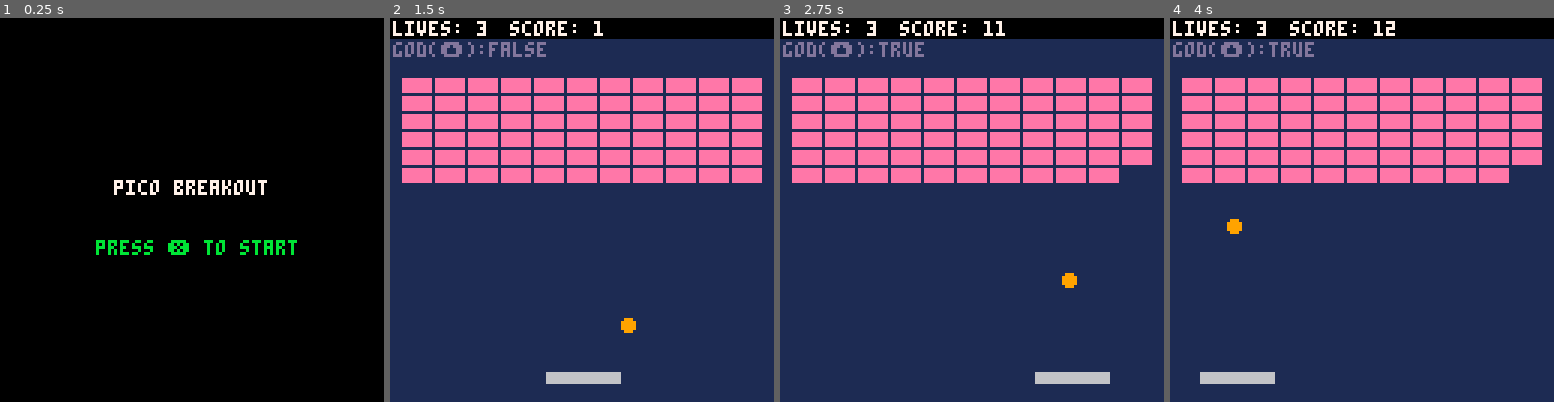
Above: before the commit, frames 1-4 (left to right).
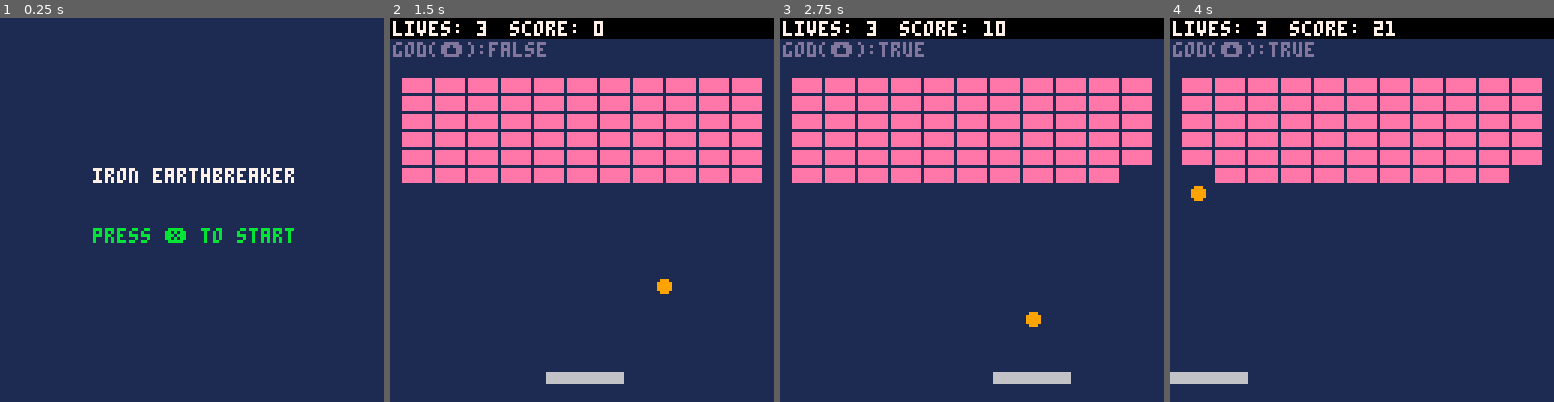
Above: after the commit, the same moments.

Repository: nicolasmbronner/pico-8
Game: PICO-8 cartridge breakout.p8
Same seed, same stepped clock (60 frames per second), same inputs: the game is played once before the commit and once after it.
Inputs:
- Up to frame 1 (0.25 s): no input
- Up to frame 2 (1.5 s): tap X (X key) at 0.33, 1.07 s; tap O (Z key) at 0.7 s
- Up to frame 3 (2.75 s): hold Right 1.6-2.1 s; tap O (Z key) at 1.7, 2.1, 2.5 s; tap X (X key) at 1.85 s; hold Up 2.15-2.42 s; hold Right from 2.47 s (still down)
- Up to frame 4 (4 s): tap O (Z key) at 2.9, 3.3, 3.7 s; tap X (X key) at 2.97 s; release Right at 3.03 s; hold Left 3.08-3.58 s; hold Down 3.63-3.97 s

The runs differ from the first frame. In frame 1, 100% of the frame differs, in the area x 0-100%, y 0-100%; in frame 2, 0.3%; in frame 3, 1.0%; in frame 4, 1.1%.

Commit message:
Sticky Ball
Now when we "serve the ball", at first, the ball is sticked to the paddle, and a little line indicate in which direction the ball will be sent (changes direction when we move the paddle in opposite direction)

Diff:
--- a/breakout.p8
+++ b/breakout.p8
@@ -1,7 +1,7 @@
 pico-8 cartridge // http://www.pico-8.com
 version 42
 __lua__
---[[ next yt-vid:#13 }}--
+--[[ next #14 angle control
 
 
 goals
@@ -9,22 +9,29 @@
 1.sticky paddle
 2.angle control
 3.combos
+
 4.levels
    -generate level patterns
    -stage clearing
+
 5.different bricks
 6.powups
+
 7.juiciness
-   -arrow anim
+   -arrow anim (serve preview)
    -text blinking
    -particles
    -screenshakes
+
 8.high score
 
 
 ◆theme:steampunk ]]
 
 
+
+--iron earthbreaker
+--by retropixie
 
 --###########################--
 --#     global functions    #--
@@ -45,7 +52,7 @@
 	--paddle
 	pad_x,pad_y,pad_dx,pad_w,
 	pad_h,pad_s,pad_d,pad_c=
-	52,118,0,24,3,2,1.3,6
+	52,118,0,25,3,2,1.3,6
 
 
 	--brick
@@ -59,6 +66,7 @@
 	lives,score,collided,god_mode=
 	"start",3,3,0,false,false
 
+	--sticky=serveball()
 
 	--functions
 	buildbricks()
@@ -87,7 +95,7 @@
 
 function _draw()
 	if mode=="game" then
-	draw_game()
+		draw_game()
 
 	elseif mode=="start" then
 		draw_start()
@@ -107,7 +115,7 @@
 --"start" state functions
 
 function update_start()
-	if btn(❎) then
+	if btnp(❎) then
 		startgame()
 	end
 end --update_start
@@ -118,17 +126,13 @@
 	local screen_w=128
 	local screen_h=128
 
-	cls()
+	cls(1)
 
 	--centered game title
-	print("pico breakout",
-	64-#"pico breakout"*2,
-	screen_h/2-10,7)
+	print("iron earthbreaker",31,50,7)
 
 	--centered instructions
-	print("press ❎ to start",
-	64-#"press ❎ to start"*2,
-	screen_h/2+10,11)
+	print("press ❎ to start",31,70,11)
 end --draw_start()
 
 
@@ -139,20 +143,30 @@
 	local buttpress=false
 	local nextx,nexty
 
+	--predict next ball pos
+	nextx=ball_x+ball_dx
+	nexty=ball_y+ball_dy
+
 	--move paddle left with btn
-	if btn(⬅️) and not
-	god_mode then
-
+	if btn(⬅️) and not god_mode then
 		pad_dx=-pad_s
 		buttpress=true
+		if sticky then
+			ball_dx=-1
+		end
 	end
 
 	--move paddle right with btn
-	if btn(➡️) and not
-	god_mode then
-
+	if btn(➡️) and not god_mode then
 		pad_dx=pad_s
 		buttpress=true
+		if sticky then
+			ball_dx=1
+		end
+	end
+
+	if sticky and btnp(❎) then
+		sticky=false
 	end
 
 	--paddle deceleration
@@ -164,178 +178,149 @@
 	pad_x+=pad_dx
 
 	--god mode
-	if btnp(⬆️) and not
-	god_mode then
-
-		god_mode=true
-
-	elseif btnp(⬆️) and
-	god_mode then
-
-		god_mode=false
+	if btnp(⬆️) then
+		god_mode=not god_mode
 	end
 
 	if god_mode then
-		pad_x=ball_x-(pad_w/2)
+		pad_x=nextx-(pad_w/2)
 	end
 
 	--prevent pad go ooscreen
 	pad_x=mid(0,pad_x,127-pad_w)
 
-	--predict next ball pos
-	nextx=ball_x+ball_dx
-	nexty=ball_y+ball_dy
-
-	--ball horizontal boundaries
-	if nextx>125 or nextx<2 then
-		nextx=mid(0,nextx,127) --oos
-		ball_dx=-ball_dx --rev.hor
-		sfx(0)
-	end
-
-	--ball vertical boundaries
-	if nexty<9 then
-	nexty=mid(0,nexty,127) --oos
-		ball_dy=-ball_dy --rev.vert
-		sfx(0)
-	end
-
-	--ball lost ⬇️
-	if nexty>125 then
-		sfx(2)
-		lives-=1
-		if lives<0 then
-			gameover()
-		else
-			serveball()
-		end
-	end
-
-	--ball/pad collision test
-	if ball_col(
-	nextx,nexty,pad_x,pad_y,
-	pad_w,pad_h) then
-
-		--deal with deflection
-		if ball_defl(
-		ball_x,ball_y,ball_dx,
-		ball_dy,pad_x,pad_y,
-		pad_w,pad_h) then
-
-			--ball_defl=true
-			--horizontal deflection
-			ball_dx=-ball_dx
-			ball_dy=-ball_dy
-
-			--safe teleport ball
-			ball_y=pad_y-ball_r
-		else
-
-			--ball_defl=false
-			--vertical deflection
-			ball_dy=-ball_dy
-
-			--safe teleport ball
-			ball_y=pad_y-ball_r
-		end
-
-		sfx(1)
-		score+=1
-	end --if ball-pad.col
-
-
-	--ball/brick collision test
-
-	collided = false
-
-	for i=1,#brick_x do
-
-		if brick_v[i] and not
-		collided and
-		ball_col(nextx,nexty,
-		brick_x[i],brick_y[i],
-		brick_w,brick_h) then
-
-			local is_horizontal=
-			ball_defl(ball_x,ball_y,
-			ball_dx,ball_dy,brick_x[i],
-			brick_y[i],brick_w,brick_h)
-
-			local adj_brick=false
-			local adj_direction=""
-
-			--determine col direction
-			if is_horizontal then
-
-				if ball_dx>0 then
-					adj_direction="left"
-
-				else adj_direction="right"
+	--sticky ball
+	if sticky then
+		ball_x=pad_x+flr(pad_w/2)
+		ball_y=pad_y-ball_r
+
+	--regular ball physics
+	else
+		--ball horizontal boundaries
+		if nextx>125 or nextx<2 then
+			nextx=mid(0,nextx,127) --oos
+			ball_dx=-ball_dx --rev.hor
+			sfx(0)
+		end
+
+		--ball vertical boundaries
+		if nexty<9 then
+		nexty=mid(0,nexty,127) --oos
+			ball_dy=-ball_dy --rev.vert
+			sfx(0)
+		end
+
+		--ball lost ⬇️
+		if nexty>125 then
+			sfx(2)
+			lives-=1
+			if lives<0 then
+				gameover()
+			else
+				serveball()
+			end
+		end
+
+		--ball/pad collision test
+		if ball_col(nextx,nexty,pad_x,pad_y,pad_w,pad_h) then
+
+			--deal with deflection
+			if ball_defl(ball_x,ball_y,ball_dx,ball_dy,pad_x,pad_y,pad_w,pad_h) then
+
+				--ball_defl=true,hor defl
+				ball_dx=-ball_dx
+				ball_dy=-ball_dy
+				ball_y=pad_y-ball_r --safe teleport
+			else
+
+				--ball_defl=false,vert defl
+				ball_dy=-ball_dy
+				ball_y=pad_y-ball_r --safe teleport
+			end
+
+			sfx(1)
+			score+=1
+		end --if ball-pad.col
+
+
+		--ball/brick collision test
+
+		collided = false
+
+		for i=1,#brick_x do
+
+			if brick_v[i]
+				and not collided
+				and ball_col(nextx,nexty,brick_x[i],brick_y[i],brick_w,brick_h) then
+
+				local is_hor=ball_defl(ball_x,ball_y,ball_dx,ball_dy,brick_x[i],brick_y[i],brick_w,brick_h)
+				local adj_brick=false
+				local adj_direction=""
+
+				--determine col direction
+				if is_hor then
+
+					if ball_dx>0 then
+						adj_direction="left"
+
+					else adj_direction="right" end
+
+				else
+					if ball_dy>0 then
+						adj_direction="up"
+
+					else
+						adj_direction = "down"
+					end
 				end
 
-			else
-				if ball_dy>0 then
-					adj_direction="up"
-
+				--check adj brick
+				adj_brick=check_adj_brick(i,adj_direction)
+
+				--apply modif defl
+				if adj_brick then
+					if is_hor then
+
+						--adjust y ball pos
+						--ball goes ⬆️
+						if ball_dy<0 then
+							ball_y=brick_y[i]+brick_h+ball_r
+						else  --ball goes ⬇️
+							ball_y=brick_y[i]-ball_r
+						end
+
+						--change to vert defl
+						ball_dy=-ball_dy
+					else
+
+						--adjust x ball pos
+						--ball goes to ➡️
+						if ball_dx>0 then
+							ball_x=brick_x[i]-ball_r
+
+						else --ball goes to ⬅️
+							ball_x=brick_x[i]+brick_w+ball_r
+						end
+
+						--change to horiz defl
+						ball_dx=-ball_dx
+					end
 				else
-					adj_direction = "down"
+
+					--normal defl
+					if is_hor then
+						ball_dx=-ball_dx
+
+					else
+						ball_dy=-ball_dy
+					end
 				end
+
+				sfx(3)
+				brick_v[i] = false
+				collided = true
+				score += 10
 			end
-
-			--check adj brick
-			adj_brick=
-			check_adj_brick(i,
-			adj_direction)
-
-			--apply modif defl
-			if adj_brick then
-				if is_horizontal then
-
-					--adjust y ball pos
-					--ball goes ⬆️
-					if ball_dy<0 then
-						ball_y=brick_y[i]+
-						brick_h+ball_r
-
-					else  --ball goes ⬇️
-						ball_y=brick_y[i]-
-						ball_r
-					end
-
-					--change to vert defl
-					ball_dy=-ball_dy
-
-				else
-
-					--adjust x ball pos
-					--ball goes to ➡️
-					if ball_dx>0 then
-						ball_x=brick_x[i]-ball_r
-
-					else --ball goes to ⬅️
-						ball_x=brick_x[i]+
-						brick_w+ball_r
-					end
-
-					--change to horiz defl
-					ball_dx=-ball_dx
-				end
-
-			else
-
-				--normal defl
-				if is_horizontal then
-					ball_dx=-ball_dx
-
-				else
-					ball_dy=-ball_dy
-				end
-			end
-
-			sfx(3)
-			brick_v[i] = false
-			collided = true
-			score += 10
 		end
 	end
 
@@ -353,21 +338,20 @@
 	cls(1)
 
 	--ball draw
-	circfill(
-	ball_x,ball_y,ball_r,ball_c)
+	circfill(ball_x,ball_y,ball_r,ball_c)
+	if sticky then
+
+		--serve preview
+		line(ball_x+ball_dx*4,ball_y+ball_dy*4,ball_x+ball_dx*7,ball_y+ball_dy*7,13)
+	end
 
 	--paddle draw
-	rectfill(
-	pad_x,pad_y,pad_x+pad_w,
-	pad_y+pad_h,pad_c)
+	rectfill(pad_x,pad_y,pad_x+pad_w,pad_y+pad_h,pad_c)
 
 	--bricks draw
 	for i=1,#brick_x do
 		if brick_v[i] then
-			rectfill(brick_x[i],
-			brick_y[i],
-			brick_x[i]+brick_w,
-			brick_y[i]+brick_h,14)
+			rectfill(brick_x[i],brick_y[i],brick_x[i]+brick_w,brick_y[i]+brick_h,14)
 		end
 	end
 
@@ -379,8 +363,7 @@
 	print("score: "..score,40,1,7)
 
 	--debug
-	print("god(⬆️):"
-	..tostr(god_mode),1,8,13)
+	print("god(⬆️):"..tostr(god_mode),1,8,13)
 end --draw_game()
 
 
@@ -391,7 +374,7 @@
 
 function update_gameover()
 
-	if btn(❎) then
+	if btnp(❎) then
 		startgame()
 	end
 end --update_gameover
@@ -405,12 +388,9 @@
 
 	rectfill(0,60,128,74,0)
 
-	print("game over",
-	64-#"game over"*2,62,7)
-
-	print("press ❎ to restart",
-	64-#"press ❎ to restart"*2,
-	68,6)
+	print("game over",47,62,7)
+
+	print("press ❎ to restart",27,68,6)
 end --draw_gameover()
 
 
@@ -434,9 +414,11 @@
 --serve the ball
 
 function serveball()
-	ball_x,ball_y,
-	ball_dx,ball_dy=
-	10,60,1,1
+	ball_x=pad_x+flr(pad_w/2)
+	ball_y=pad_y-ball_r
+	ball_dx=1
+	ball_dy=-1
+	sticky=true
 end
 
 
@@ -447,11 +429,9 @@
 	local i
 	for i=1,66 do
 
-		add(brick_x,4+((i-1)%11)*
-		(brick_w+2))
-
-		add(brick_y,20+flr((i-1)/11)*
-		(brick_h+2))
+		add(brick_x,4+((i-1)%11)*(brick_w+2))
+
+		add(brick_y,20+flr((i-1)/11)*(brick_h+2))
 
 		add(brick_v,true)
 	end
@@ -462,29 +442,19 @@
 --ball collision
 
 --nx=nextx, ny=nexty, t=target
-function ball_col(
-nx,ny,tx,ty,tw,th)
+function ball_col(nx,ny,tx,ty,tw,th)
 
 	--is ball bellow box?
-	if ny-ball_r>ty+th then
-		return false --yes, no col
-	end
+	if ny-ball_r>ty+th then return false end --yes, no col
 
 	--is ball above box?
-	if ny+ball_r<ty then
-		return false --yes, no col
-	end
+	if ny+ball_r<ty then return false end --yes, no col
 
 	--is ball at the ⬅️ of box?
-	if nx-ball_r>
-	tx+tw then
-		return false --yes, no col
-	end
+	if nx-ball_r>tx+tw then return false end --yes, no col
 
 	--is ball at the ➡️ of box?
-	if nx+ball_r<tx then
-		return false --yes, no col
-	end
+	if nx+ball_r<tx then return false end --yes, no col
 
 	--if nothing else, ball is
 	--colliding with box
@@ -495,10 +465,10 @@
 
 --ball deflection
 
-function ball_defl(
-bx,by,bdx,bdy,tx,ty,tw,th)
-
-	local bslp=bdy/bdx --ball slope
+function ball_defl(bx,by,bdx,bdy,tx,ty,tw,th)
+
+	--ball slope
+	local bslp=bdy/bdx
 	--corner slope
 	local csx, csy, cslp
 
@@ -546,12 +516,10 @@
 
 --check adjacent brick
 
-function check_adj_brick(
-i,direction)
+function check_adj_brick(i,direction)
 
 	--setup adj brick part 1
-	local adj_x,adj_y=
-	brick_x[i],brick_y[i]
+	local adj_x,adj_y=brick_x[i],brick_y[i]
 
 	--setup adj brick part 2
 	if direction=="up" then
